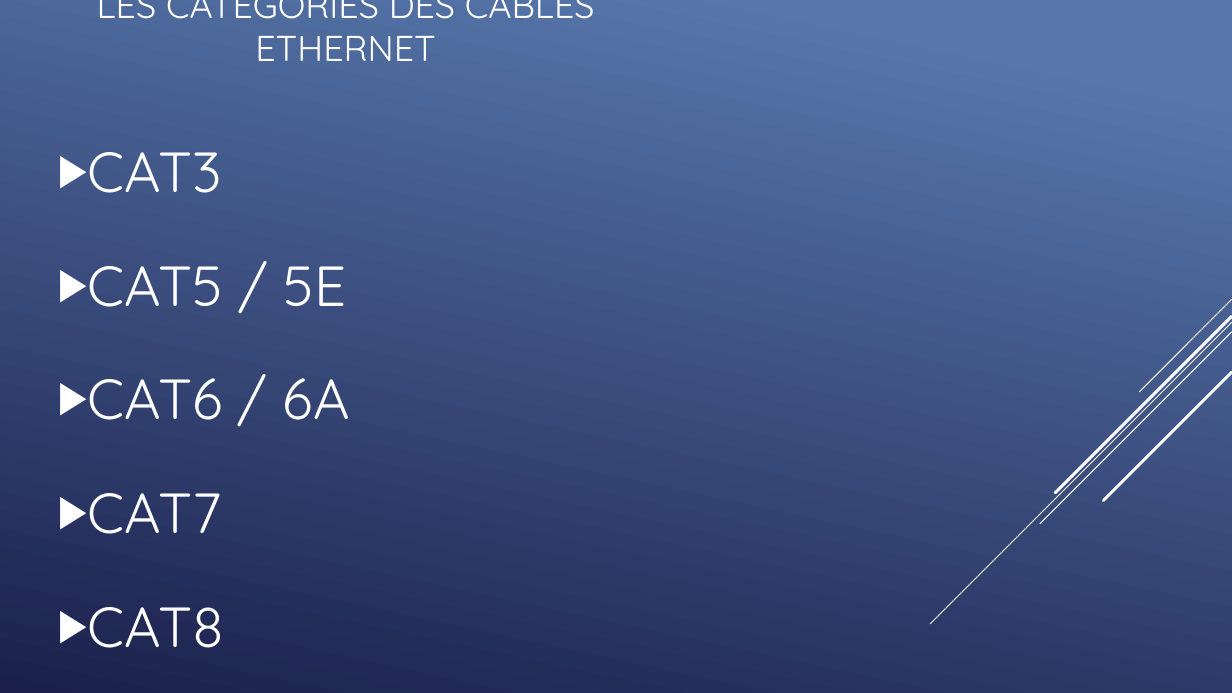
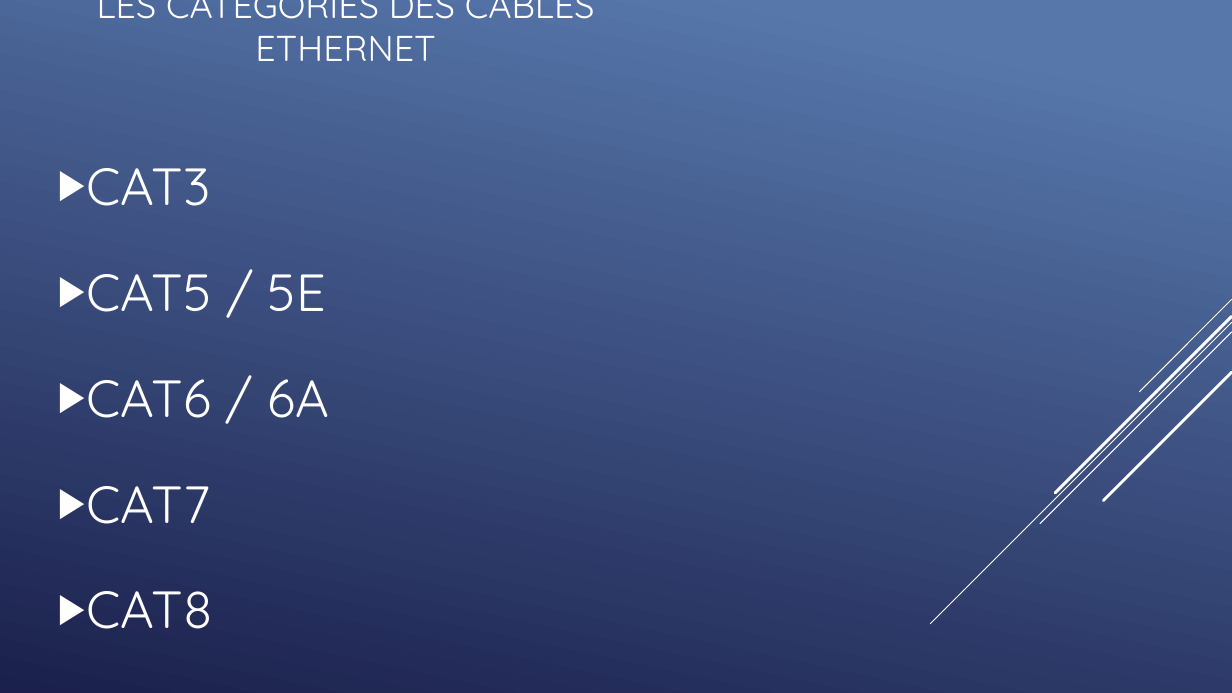
Before and after one commit to QuentinKrg/M214-Ethernet, a slide deck: slide 11 of Module 214 - Fabrication_Ethernet.pptx. Drawn at 1232x693 pixels with LibreOffice and Linux fonts; fonts in the diff are those of the drawing. Boxes give left, top, right and bottom in pixels: in the first picture for what was removed or moved away, otherwise in the second. Text is boxed around its words. In the diff, an @@ line names an element or a change of style, - is before the commit and + after.

```diff
--- a/Module 214 - Fabrication_Ethernet.pptx
+++ b/Module 214 - Fabrication_Ethernet.pptx
@@ text "CAT3" at <box>86,168,329,629</box>: size 44 to 40.7 pt @@
```
Also in this commit, not shown: 4 other slides changed, 1 slide removed.
